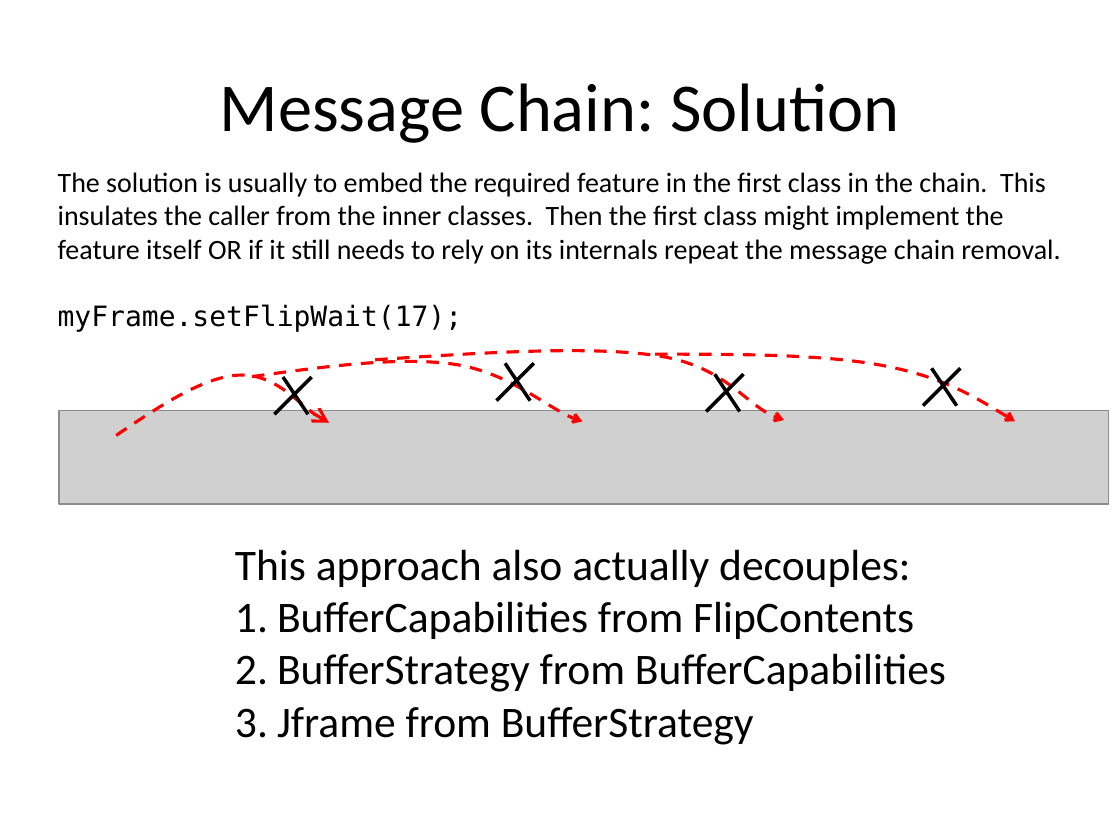
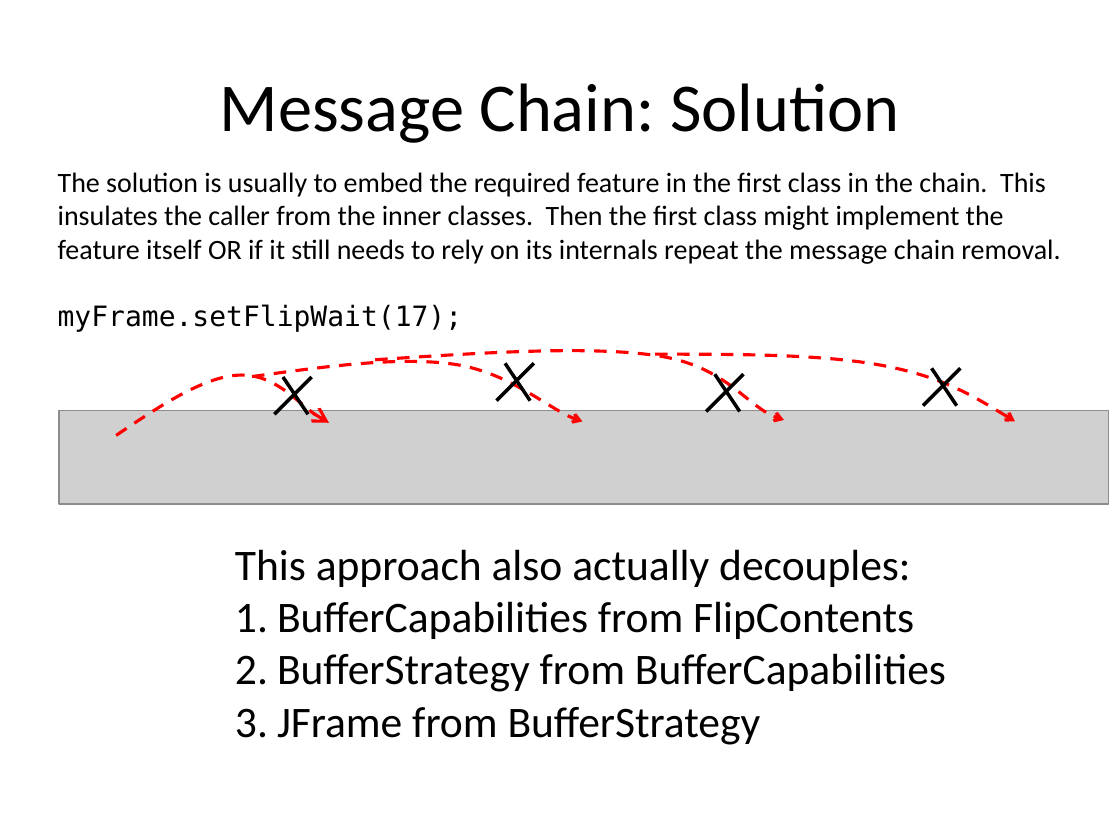
Before and after one commit to RHIT-CSSE/csse220, a slide deck: slide 29 of ClassMaterials/CohesionAndCoupling/Slides/Cohesion_And_Coupling.pptx. Drawn at 1120x840 pixels with LibreOffice and Linux fonts; fonts in the diff are those of the drawing; grey boxes stand for pictures. Boxes give left, top, right and bottom in pixels: in the first picture for what was removed or moved away, otherwise in the second. Text is boxed around its words. In the diff, an @@ line names an element or a change of style, - is before the commit and + after.

```diff
--- a/ClassMaterials/CohesionAndCoupling/Slides/Cohesion_And_Coupling.pptx
+++ b/ClassMaterials/CohesionAndCoupling/Slides/Cohesion_And_Coupling.pptx
@@ text at <box>277,707,761,745</box>: text changed @@
-3. Jframe from BufferStrategy
+3. JFrame from BufferStrategy
```
Also in this commit, not shown: 7 other slides changed.
